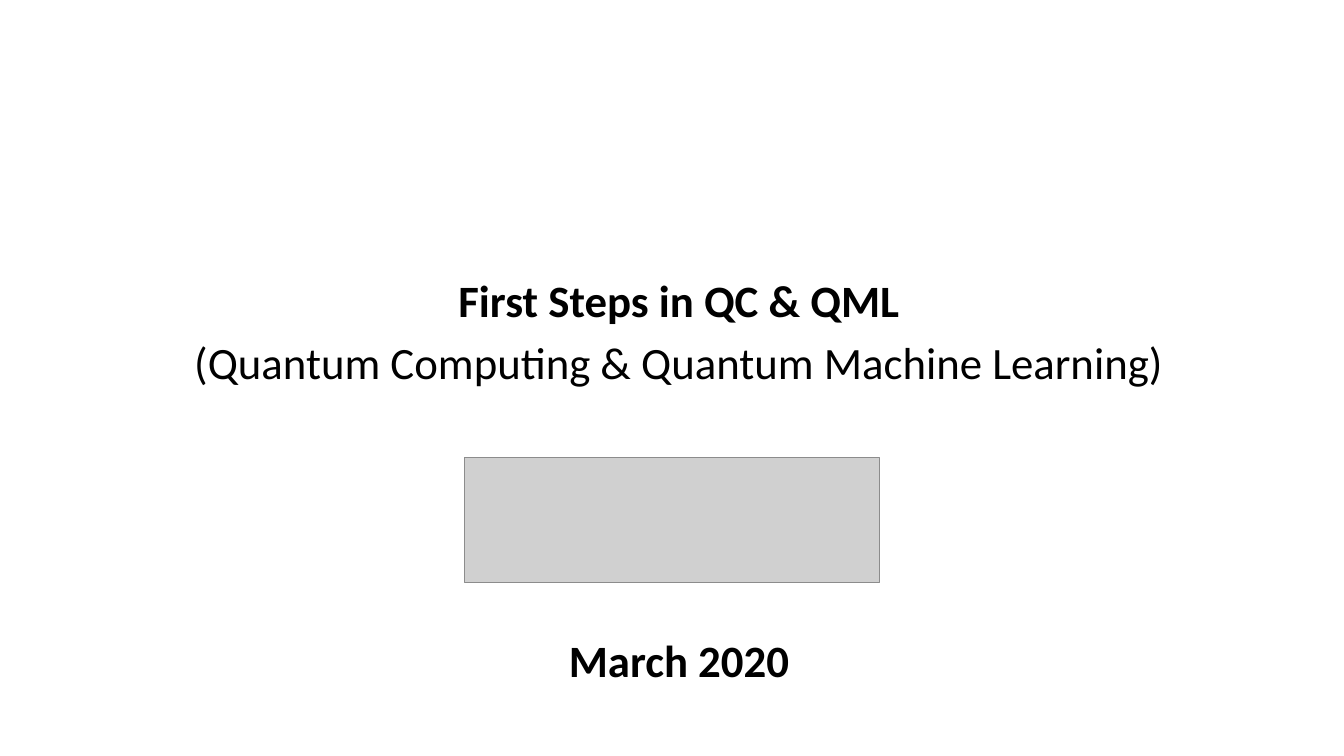
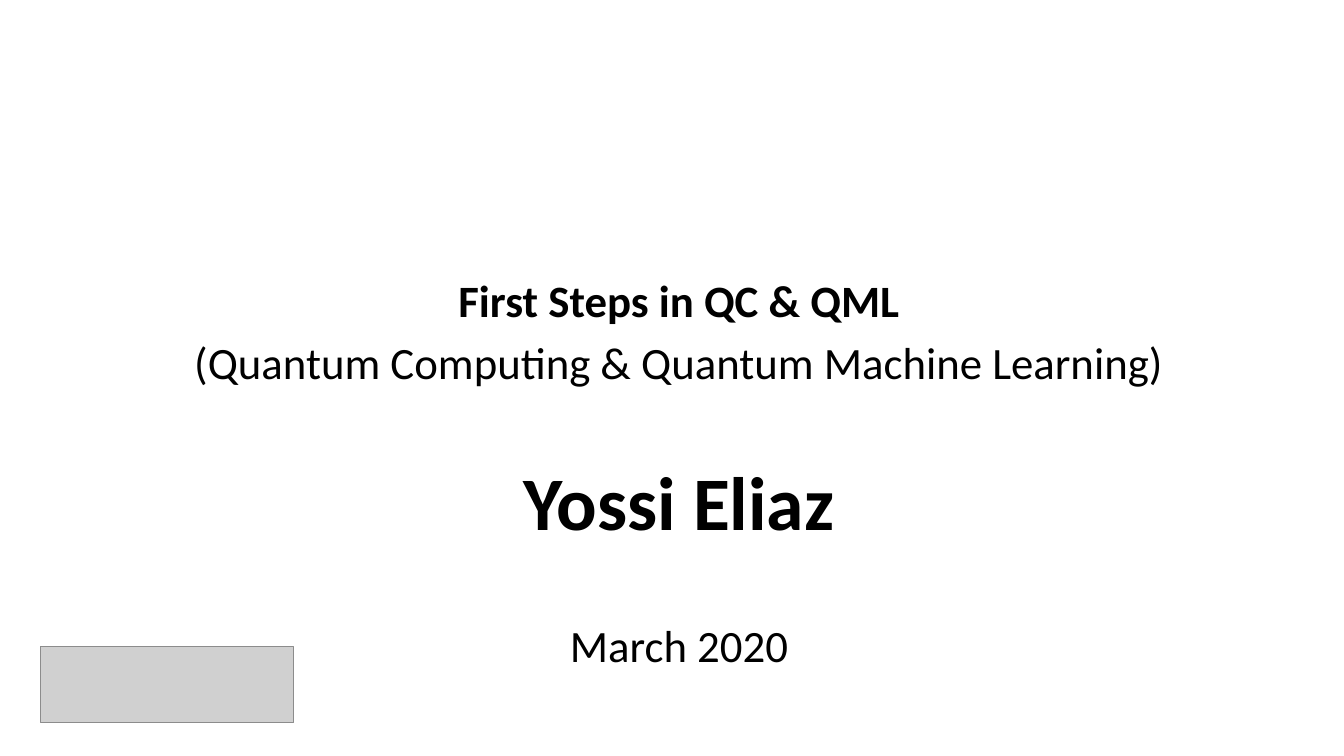
Before and after one commit to zozo123/QC-IL, a slide deck: slide 1 of slides/lecture temple.pptx. Drawn at 1344x756 pixels with LibreOffice and Linux fonts; fonts in the diff are those of the drawing; grey boxes stand for pictures; background and template pictures are left out. Boxes give left, top, right and bottom in pixels: in the first picture for what was removed or moved away, otherwise in the second. Text is boxed around its words. In the diff, an @@ line names an element or a change of style, - is before the commit and + after.

```diff
--- a/slides/lecture temple.pptx
+++ b/slides/lecture temple.pptx
@@ picture removed at [465, 458, 879, 583] @@
@@ subtitle at [523, 477, 834, 531]: paragraph added @@
+Yossi Eliaz
@@ rectangle added at [7, 628, 328, 756], fill #FFFFFF, outline #FFFFFF 1 pt @@
@@ picture added at [41, 647, 294, 723] @@
@@ subtitle at [570, 631, 788, 663]: bold off in "March 2020" @@
```
Also in this commit, not shown: 2 other files.
